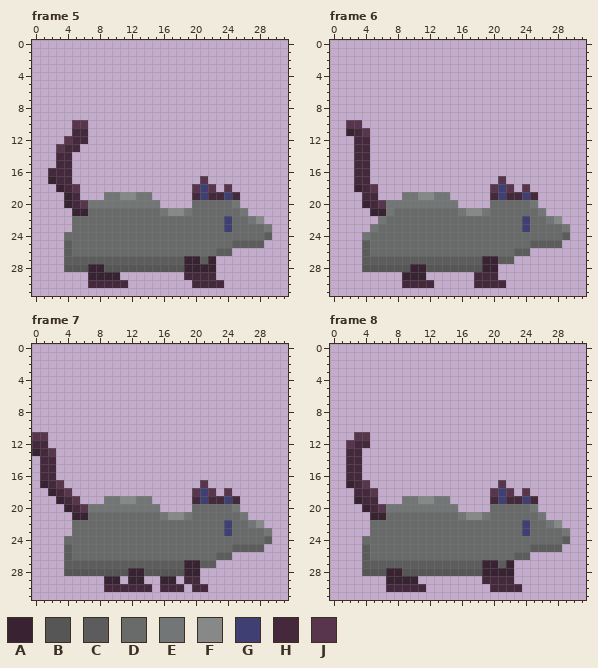
File history of a pixel-art file, Assets/Graphics/grey_rat.aseprite. That is the earlier state.
32x32 pixels, 8 frames. Shown: frame 5, frame 6, frame 7, frame 8. The old version is drawn lined up with the new one. The commit also changed other frames, which this record leaves out.
Visible layers, top first: "Layer 2", "Layer 1".
Palette (. is transparent): A #392232  B #565656  C #5c5c5c  D #696a6a  E #737676  F #878989  G #3f3f74  H #45283c  J #58354d
Pixels before, frame 5, first column x 2:
10 ...JJ.......................
11 ...HH.......................
12 ..JHH.......................
13 .JHH........................
14 .HH.........................
15 .HH.........................
16 HHH.........................
17 AHH................J........
18 .AHJ..............JGJ.J.....
19 ..AH...EEFFEE.....HGHHGH....
20 ..AHJEEEEEEEEE....DDDDDE....
21 ...AADDDDDDDDDEFFEDDDDDDE...
22 ...DDDDDDDDDDDDDDDDDDDGDDEF.
23 ...DDDDDDDDDDDDDDDDDDDGDDDDE
24 ..DDDDDDDDDDDDDDDDDDDDDDDDDC
25 ..CDDDDDDDDDDDDDDDDDDDDCCCC.
26 ..CDDDDDDDDDDDDDDDDDDCC.....
27 ..CCCCCCCCCCCCCCCAACA.......
28 ..BBBAABBBBBBBBBBAAAA.......
29 .....AAAA........HHHH.......
30 .....HHHHH........HHHH......
Pixels before, frame 6, first column x 2:
10 JJ..........................
11 AHJ.........................
12 .HH.........................
13 .HH.........................
14 .HH.........................
15 .HH.........................
16 .HH.........................
17 .HH................J........
18 .AHJ..............JGJ.J.....
19 ..HH...EEFFEE.....HGHHGH....
20 ..AHJEEEEEEEEE....DDDDDE....
21 ...AAEDDDDDDDDEFFEDDDDDDE...
22 ....EDDDDDDDDDDDDDDDDDGDDEF.
23 ...EDDDDDDDDDDDDDDDDDDGDDDDE
24 ..EDDDDDDDDDDDDDDDDDDDDDDDDC
25 ..CDDDDDDDDDDDDDDDDDDDDCCCC.
26 ..CDDDDDDDDDDDDDDDDDDCC.....
27 ..CCCCCCCCCCCCCCCAACC.......
28 ..BBBBBBAABBBBBBBAA.........
29 .......AAA......HHH.........
30 .......HHHH.....HHHH........
Pixels before, frame 7, first column x 0:
11 JJ............................
12 HH............................
13 AHJ...........................
14 .HH...........................
15 .HH...........................
16 .HH...........................
17 .AHJ.................J........
18 ..AHJ...............JGJ.J.....
19 ...AHJ...EEFFEE.....HGHHGH....
20 ....AHJEEEEEEEEE....DDDDDE....
21 .....AADDDDDDDDDEFFEDDDDDDE...
22 .....DDDDDDDDDDDDDDDDDDDGDDEF.
23 .....DDDDDDDDDDDDDDDDDDDGDDDDE
24 ....DDDDDDDDDDDDDDDDDDDDDDDDDC
25 ....CDDDDDDDDDDDDDDDDDDDDCCCC.
26 ....CDDDDDDDDDDDDDDDDDDCC.....
27 ....CCCCCCCCCCCCCCCAACC.......
28 ....BBBBBBBBAABBBBBAA.........
29 .........AA.AA..AA.HH.........
30 .........HHHHHH.HHH.HH........
Pixels before, frame 8, first column x 2:
11 .JJ.........................
12 JHH.........................
13 HH..........................
14 HH..........................
15 HH..........................
16 HH..........................
17 AHJ................J........
18 .HHJ..............JGJ.J.....
19 .AHH...EEFFEE.....HGHHGH....
20 ..AHJEEEEEEEEE....DDDDDE....
21 ...AADDDDDDDDDEFFEDDDDDDE...
22 ...DDDDDDDDDDDDDDDDDDDGDDEF.
23 ...DDDDDDDDDDDDDDDDDDDGDDDDE
24 ..DDDDDDDDDDDDDDDDDDDDDDDDDC
25 ..CDDDDDDDDDDDDDDDDDDDDCCCC.
26 ..CDDDDDDDDDDDDDDDDDDCC.....
27 ..CCCCCCCCCCCCCCCAACA.......
28 ..BBBAABBBBBBBBBBAAAA.......
29 .....AAAA........HHHH.......
30 .....HHHHH........HHHH......
After the commit:
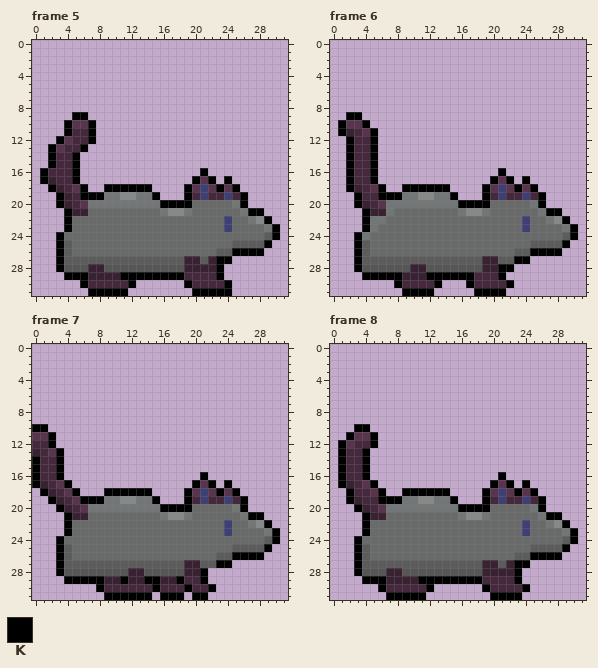
Colours new in this view: K #000000
From old to new:
whole drawing moved by +0,-1 (the old picture is shown already moved)
Frame 5:
The author put colour K in row 9 at x 5 to 6; in rows 10 to 11 at x 4 and 7; in row 12 at x 3 and 7; in row 13 at x 2 and 6; in rows 14 to 15 at x 2 and 5; in row 16 at x 1, 5 and 21.
The author put colour K in row 17 at x 1, 5, 20, 22 and 24; in row 18 at x 2, 6, 9 to 14, 19, 23 and 25; in row 19 at x 3, 6 to 8, 15, 19 and 26; in row 20 at x 3, 16 to 19 and 26; in row 21 at x 4 and 27 to 28; in row 22 at x 4 and 29.
The author put colour K in row 23 at x 4 and 30; in row 24 at x 3 and 30; in row 25 at x 3 and 29; in row 26 at x 3 and 25 to 28; in row 27 at x 3 and 23 to 24; in row 28 at x 3 and 23.
The author put colour K in row 29 at x 4 to 6, 11 to 18 and 23; in row 30 at x 6, 12, 19 and 24; in row 31 at x 7 to 11 and 20 to 24.
Frame 6:
The author put colour E in row 22 at x 5.
The author put colour K in row 9 at x 2 to 3; in row 10 at x 1 and 4; in row 11 at x 1 and 5; in rows 12 to 15 at x 2 and 5; in row 16 at x 2, 5 and 21; in row 17 at x 2, 5, 20, 22 and 24.
The author put colour K in row 18 at x 2, 6, 9 to 14, 19, 23 and 25; in row 19 at x 3, 6 to 8, 15, 19 and 26; in row 20 at x 3, 16 to 19 and 26; in row 21 at x 4 and 27 to 28; in row 22 at x 4 and 29; in row 23 at x 4 and 30.
The author put colour K in row 24 at x 3 and 30; in row 25 at x 3 and 29; in row 26 at x 3 and 25 to 28; in row 27 at x 3 and 23 to 24; in row 28 at x 3 and 21 to 22; in row 29 at x 4 to 8, 12 to 17 and 21.
The author put colour K in row 30 at x 8, 13, 17 and 22; in row 31 at x 9 to 12 and 18 to 21.
Frame 7:
The author put colour K in row 10 at x 0 to 1; in rows 11 to 12 at x 2; in row 13 at x 3; in rows 14 to 15 at x 0 and 3; in row 16 at x 0, 3 and 21; in row 17 at x 0, 4, 20, 22 and 24.
The author put colour K in row 18 at x 1, 5, 9 to 14, 19, 23 and 25; in row 19 at x 2, 6 to 8, 15, 19 and 26; in row 20 at x 3, 16 to 19 and 26; in row 21 at x 4 and 27 to 28; in row 22 at x 4 and 29; in row 23 at x 4 and 30.
The author put colour K in row 24 at x 3 and 30; in row 25 at x 3 and 29; in row 26 at x 3 and 25 to 28; in row 27 at x 3 and 23 to 24; in row 28 at x 3 and 21; in row 29 at x 4 to 8, 11, 14 to 15, 18 and 21.
The author put colour K in row 30 at x 8, 15, 19 and 22; in row 31 at x 9 to 14, 16 to 18 and 20 to 21.
Frame 8:
The author put colour K in row 10 at x 3 to 4; in row 11 at x 2 and 5; in row 12 at x 1 and 5; in rows 13 to 15 at x 1 and 4; in row 16 at x 1, 4 and 21; in row 17 at x 1, 5, 20, 22 and 24.
The author put colour K in row 18 at x 2, 6, 9 to 14, 19, 23 and 25; in row 19 at x 2, 6 to 8, 15, 19 and 26; in row 20 at x 3, 16 to 19 and 26; in row 21 at x 4 and 27 to 28; in row 22 at x 4 and 29; in row 23 at x 4 and 30.
The author put colour K in row 24 at x 3 and 30; in row 25 at x 3 and 29; in row 26 at x 3 and 25 to 28; in row 27 at x 3 and 23 to 24; in row 28 at x 3 and 23; in row 29 at x 4 to 6, 11 to 18 and 23.
The author put colour K in row 30 at x 6, 12, 19 and 24; in row 31 at x 7 to 11 and 20 to 23.
Pixel boxes of the changes (left, top, right, bottom) in both pictures:
added: (40, 112, 280, 296)
added: (338, 112, 578, 296)
added: (32, 424, 280, 600)
added: (338, 424, 578, 600)
